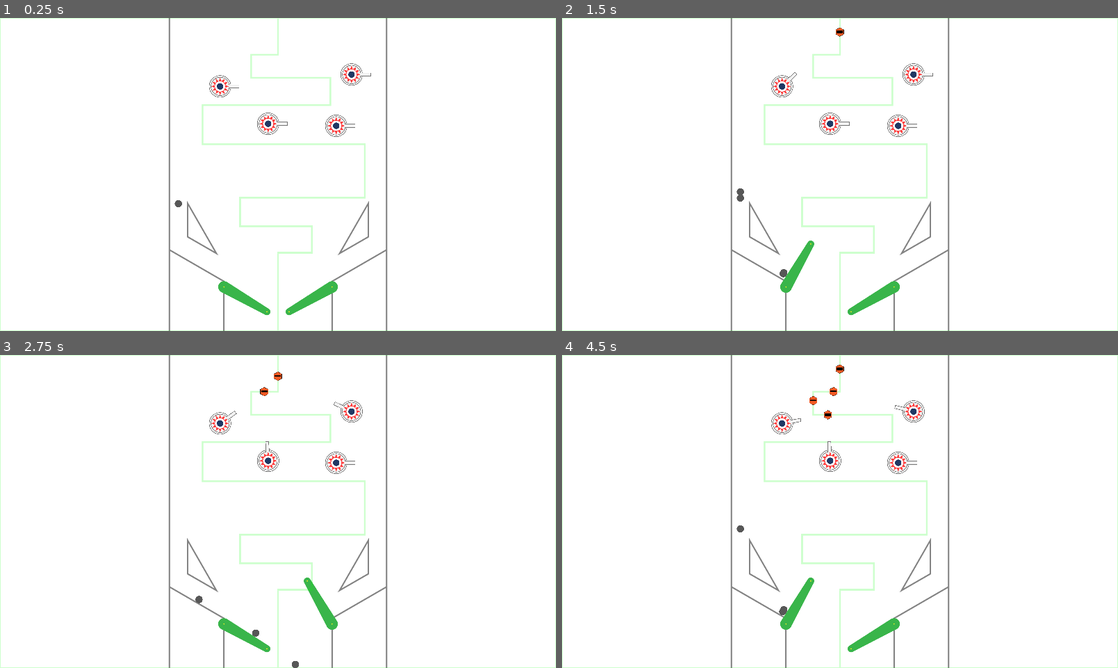
Above: before the commit, frames 1-4 (two rows, left to right).
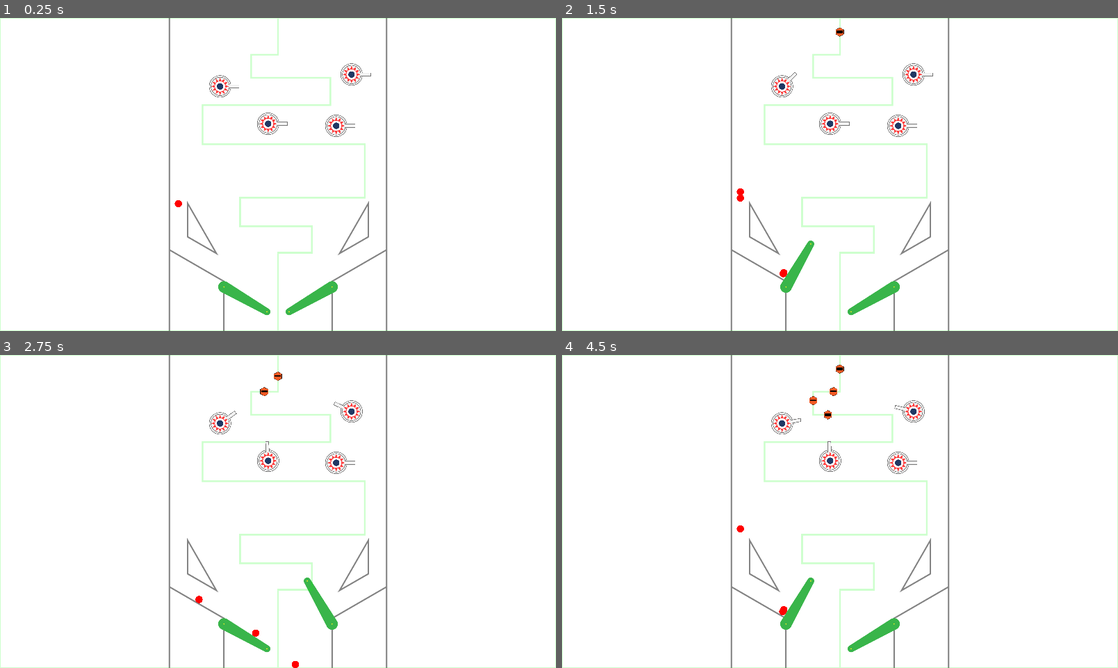
Above: after the commit, the same moments.

Repository: cxhuy/ptd
Game: Godot game, scene res://scenes/game.tscn
Two runs of this game, one before a commit and one after it. Both use one fixed random seed, a clock stepped at 60 frames per second and the inputs below.
Inputs:
- Up to frame 1 (0.25 s): no input
- Up to frame 2 (1.5 s): tap Enter at 0.5 s; hold / (rightFlip) 0.53-1.28 s; hold Space (addBall) 0.53-1.28 s; hold Z (leftFlip) from 1.28 s (still down); tap Space (addBall) at 1.35 s
- Up to frame 3 (2.75 s): release Z (leftFlip) at 2.03 s; hold / (rightFlip) from 2.03 s (still down); hold Space (addBall) from 2.03 s (still down)
- Up to frame 4 (4.5 s): release Space (addBall) at 2.78 s; tap Space (addBall) at 2.85, 4.35 s; release / (rightFlip) at 3.53 s; hold Space (addBall) 3.53-4.28 s; hold Z (leftFlip) from 3.53 s (still down)

The runs differ from the first frame. In frame 1, less than 0.1% of the frame differs, in the area x 31-33%, y 58-61%; in frame 2, less than 0.1%, in the area x 31-41%, y 54-83%; in frame 3, less than 0.1%; in frame 4, less than 0.1%.

Commit message:
feat: change ball color

Diff:
--- a/scenes/ball.tscn
+++ b/scenes/ball.tscn
@@ -1,7 +1,7 @@
 [gd_scene load_steps=5 format=3 uid="uid://domq6x0q4mfk1"]
 
 [ext_resource type="Script" path="res://scripts/ball/ball.gd" id="1_agjdh"]
-[ext_resource type="Texture2D" uid="uid://wvf2yr2xahu7" path="res://sprites/ball2.svg" id="2_j7d7n"]
+[ext_resource type="Texture2D" uid="uid://c83jvnqji8vyp" path="res://sprites/ball3.svg" id="2_87ljq"]
 
 [sub_resource type="PhysicsMaterial" id="PhysicsMaterial_tb1tu"]
 friction = 0.3
@@ -24,6 +24,6 @@
 
 [node name="BallSprite" type="Sprite2D" parent="."]
 scale = Vector2(0.25, 0.25)
-texture = ExtResource("2_j7d7n")
+texture = ExtResource("2_87ljq")
 
 [connection signal="body_entered" from="." to="." method="_on_body_entered"]
--- /dev/null
+++ b/sprites/ball3.svg
@@ -0,0 +1,10 @@
+<svg xmlns="http://www.w3.org/2000/svg" xmlns:xlink="http://www.w3.org/1999/xlink" width="100" height="100" viewBox="0 0 100 100">
+  <defs>
+    <clipPath id="clip-Web_1920_5">
+      <rect width="100" height="100"/>
+    </clipPath>
+  </defs>
+  <g id="Web_1920_5" data-name="Web 1920 – 5" clip-path="url(#clip-Web_1920_5)">
+    <circle id="Ellipse_1" data-name="Ellipse 1" cx="50" cy="50" r="50" fill="red"/>
+  </g>
+</svg>
Not shown, added: sprites/ball3.svg.import
